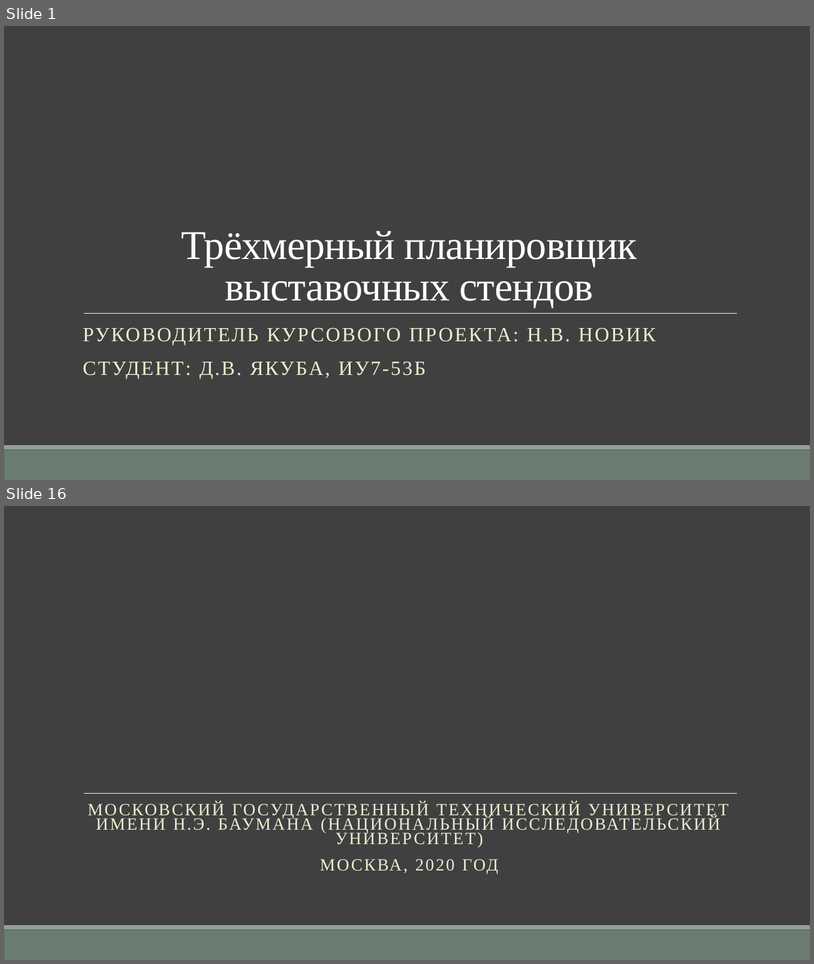
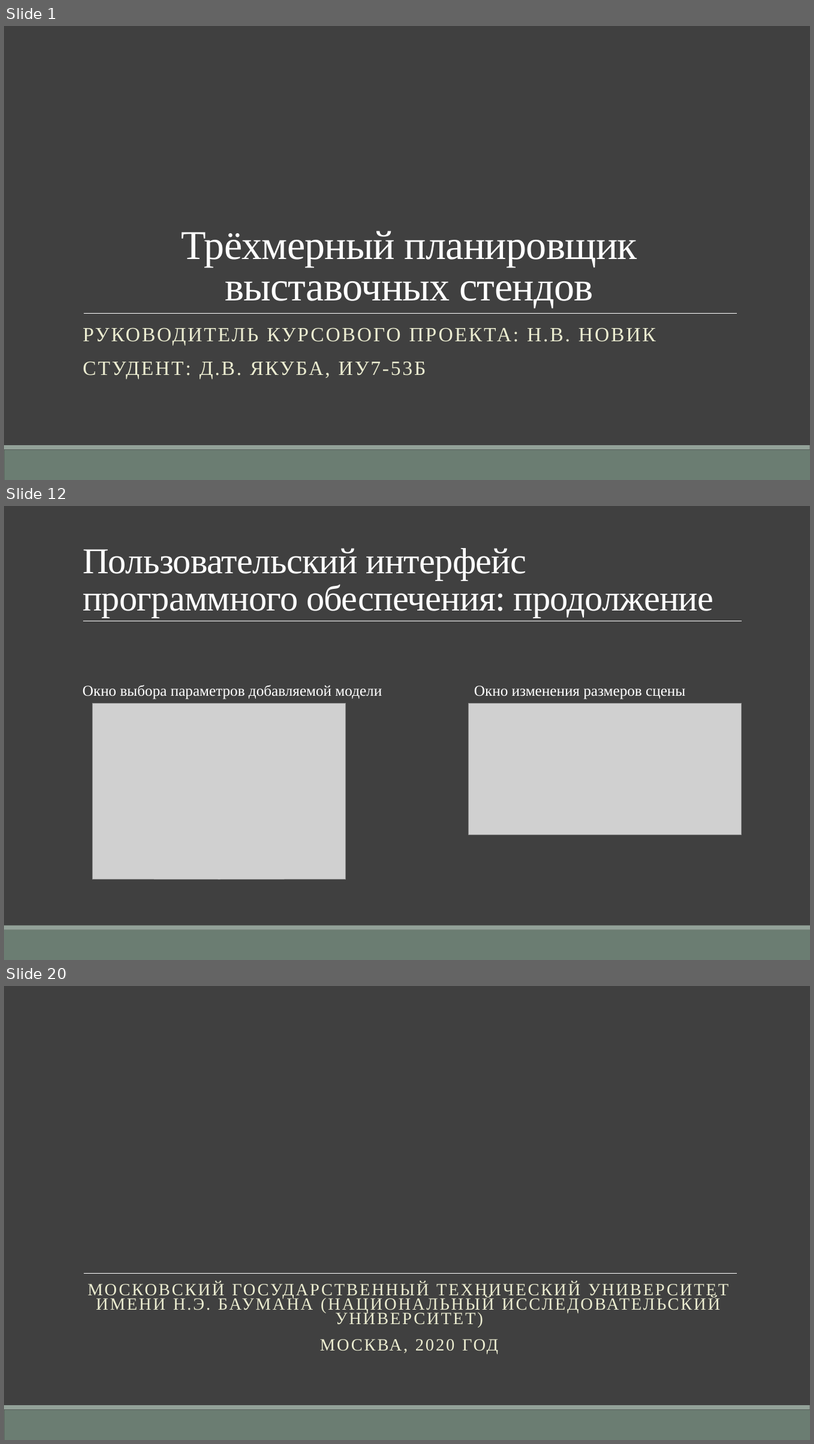
Before and after one commit to TheSawIsTheLaw/ComputerGraphicsCoursework, a slide deck: Presentation/CurseWorkYakuba.pptx. Shown one above the other, each under a label of ours: slides 1 and 16 before the commit, slides 1, 12 and 20 after it; the slides between them are not shown. The pictures are 814x964 and 814x1444 pixels, drawn with LibreOffice and Linux fonts; fonts in the diff are those of the drawing; grey boxes stand for pictures. Boxes give left, top, right and bottom in pixels: in the first picture for what was removed or moved away, otherwise in the second. Text is boxed around its words. In the diff, an @@ line names an element or a change of style, - is before the commit and + after.

```diff
--- a/Presentation/CurseWorkYakuba.pptx
+++ b/Presentation/CurseWorkYakuba.pptx
@@ slide 12 added at (4,506,810,960), background #404040; not listed: 2 template elements that a slide beside it also shows @@
@@ title added at (83,548,714,617), 43.2 pt, text #FFFFFF @@
+Пользовательский интерфейс программного обеспечения: продолжение
@@ line added from (83, 621) to (743, 621), #FFFFFF 0.5 pt @@
@@ text added at (83,685,382,699), 18 pt, text #FFFFFF @@
+Окно выбора параметров добавляемой модели
@@ text added at (474,685,686,699), 18 pt, text #FFFFFF @@
+Окно изменения размеров сцены
@@ picture added at (93,703,347,879) @@
@@ picture added at (468,703,742,834) @@
@@ what was slide 16 is now slide 20 @@
```
Also in this commit, not shown: 12 slides changed, 5 other slides added, 2 slides removed, 1 other file.
